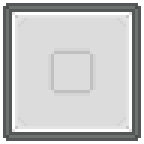
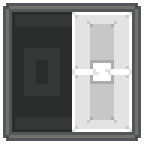
The second w=144, h=144 image is a revision of the first. Changes to its layers:
hid "button.detail" over [18, 18, 126, 126]
added layer "switch.right" above "switch.left" over [72, 12, 132, 132]
hid "on" over [12, 12, 132, 132]
added layer "switch.back" above "Pasted Layer #1" over [12, 12, 132, 132]
